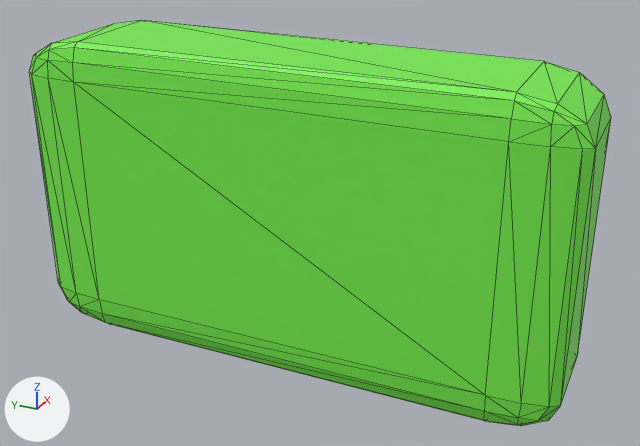
The glTF model Godot_Project/game/start.glb as it was, and as the next commit left it.
The view is the same before and after, from a camera (50 mm lens) standing at (-7.93, -3.87, 3.9) and looking at (0.28, -0.17, -0.2). The lights are fixed; the arrows at lower left show +X, +Y and +Z. Mesh edges are drawn as thin lines. Vertices at the same position are counted once.

The scene before the commit, as lines of its bpy script (objects in view):
```python
me_cube_002 = bpy.data.meshes.new('Cube.002')
me_cube_002.from_pydata(...)  # 96 vertices, 188 faces; spans x -0.54..1.15, y -3.07..3.07, z -1.76..1.73
me_cube_002.materials.append(mat_material_011)  # picture img_start_button
ob_button = bpy.data.objects.new('button', me_cube_002)
ob_button.location = (0.0, 0.0, 0.0)
```
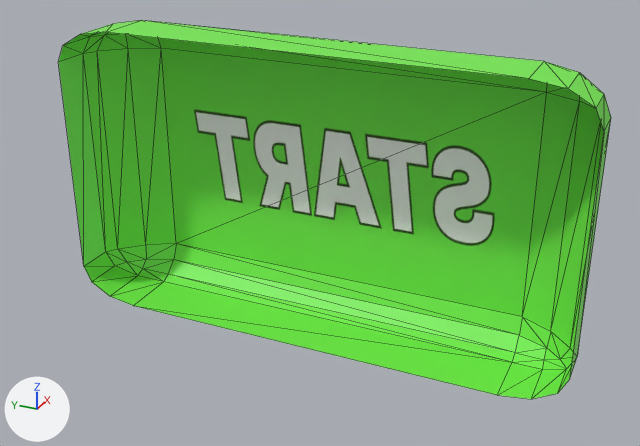
The newer file is also turned or shifted as a whole; pictures and numbers use the older file's frame.

Boxes (x1, y1, x2, y2) around the edits, measured in the pictures (640 x 446 px):
'button', reshaped (7% shorter): before (29, 20, 611, 426); after (58, 20, 611, 399)

Diff of the bpy script that builds the scene:
```diff
--- a/Godot_Project/game/start.glb.py
+++ b/Godot_Project/game/start.glb.py
@@ me_cube_002 @@
 # used by ob_button; location = (0.0, 0.0, 0.0)
-me_cube_002.from_pydata(...)  # 96 vertices, 188 faces; spans x -0.54..1.15, y -3.07..3.07, z -1.76..1.73
+me_cube_002.from_pydata(...)  # 64 vertices, 110 faces; spans x 0.09..1.15, y -3.07..3.07, z -1.76..1.73
+# me_cube_002 part 1
+# 48 vertices are removed from x -0.54..-0.41, y -3.07..3.07, z -1.76..1.73
+# 110 faces are deleted
+# 16 vertices are added at x 0.09, y -3.07..3.07, z -1.76..1.73
+# 32 new faces join them
 me_cube_002.materials.append(mat_material_011)
```
